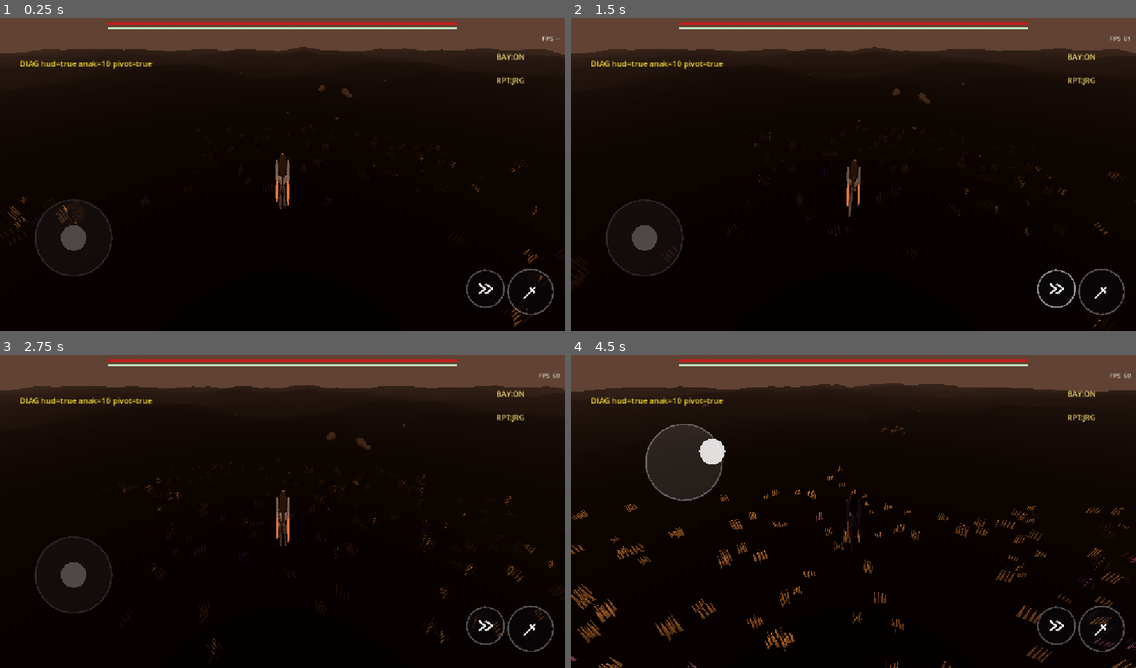
Above: before the commit, frames 1-4 (two rows, left to right).
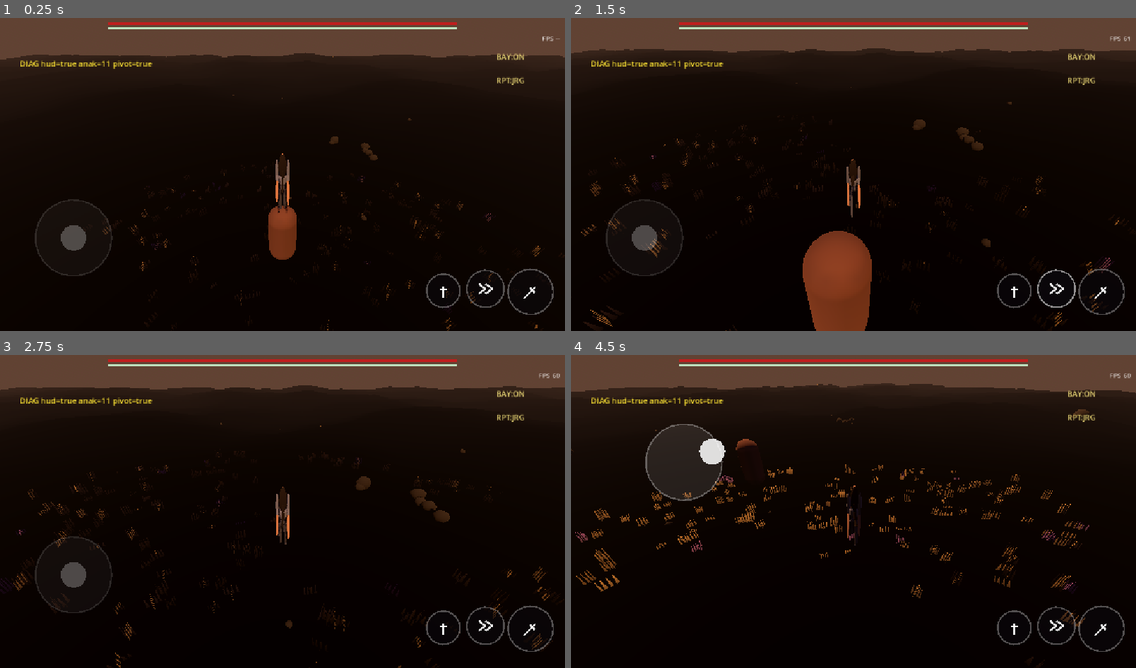
Above: after the commit, the same moments.

Repository: muzape28-blip/ZDEV-RPG
Game: Godot game, scene res://scenes/main.tscn
The game is run twice, just before and just after one commit, with the same random seed, the same clock (stepped at 60 frames per second) and the same inputs.
Inputs (mouse positions are in pixels of both pictures, inside the frame that each line leads up to):
- Up to frame 1 (0.25 s): no input
- Up to frame 2 (1.5 s): drag from (1102, 290) to (910, 102) at 0.52 s; drag from (1056, 290) to (825, 237) at 1.27 s
- Up to frame 3 (2.75 s): move the mouse to (339, 439) at 2.02 s; click (339, 439) at 2.17 s
- Up to frame 4 (4.5 s): drag from (825, 574) to (684, 461) at 2.77 s; move the mouse to (1023, 558) at 3.52 s; click (1023, 558) at 3.67 s; drag from (684, 461) to (768, 430) at 4.27 s

The runs differ from the first frame. In frame 1, 3.3% of the frame differs, in the area x 0-100%, y 9-100%; in frame 2, 4.7%; in frame 3, 1.8%; in frame 4, 4.6%.

Commit message:
M1 Feel Stack: combo 3 hit + parry + dummy + hitstop/slow-mo + bar live
Co-authored-by: arena-agent <297053741+arena-agent@users.noreply.github.com>

Diff:
--- a/scenes/main.tscn
+++ b/scenes/main.tscn
@@ -8,6 +8,7 @@
 [ext_resource type="Script" path="res://scripts/terrain_generator.gd" id="6_ter"]
 [ext_resource type="Script" path="res://scripts/grass.gd" id="7_grass"]
 [ext_resource type="Script" path="res://scripts/proxy_humanoid.gd" id="8_proxy"]
+[ext_resource type="Script" path="res://scripts/dummy.gd" id="9_dummy"]
 
 [sub_resource type="ProceduralSkyMaterial" id="ProceduralSkyMaterial_sky"]
 sky_top_color = Color(0.16, 0.13, 0.22, 1)
@@ -68,6 +69,9 @@
 [node name="Camera3D" type="Camera3D" parent="Player/CameraPivot"]
 transform = Transform3D(1, 0, 0, 0, 0.91, -0.414, 0, 0.414, 0.91, 0, 3.6, 5.6)
 
+[node name="Dummy" type="CharacterBody3D" parent="."]
+script = ExtResource("9_dummy")
+
 [node name="HUD" type="CanvasLayer" parent="."]
 
 [node name="HudRoot" type="Control" parent="HUD"]
--- /dev/null
+++ b/scripts/dummy.gd
@@ -0,0 +1,114 @@
+extends CharacterBody3D
+
+# M1 — dummy latihan (placeholder hydra): HP, telegraph windup, swing,
+# stagger saat diparry, reset saat mati.
+@export var max_hp := 100.0
+
+var hp := 100.0
+var state := "idle"
+var t := 0.0
+var mat: StandardMaterial3D = null
+var flash := 0.0
+
+const ARC_RANGE := 2.4
+const ARC_COS := 0.36  # ~69 derajat
+
+
+func _ready() -> void:
+	mat = StandardMaterial3D.new()
+	mat.albedo_color = Color(0.45, 0.3, 0.25)
+	mat.roughness = 1.0
+	var mi := MeshInstance3D.new()
+	var c := CapsuleMesh.new()
+	c.radius = 0.55
+	c.height = 2.6
+	c.material = mat
+	mi.mesh = c
+	mi.position = Vector3(0.0, 1.3, 0.0)
+	add_child(mi)
+	var col := CollisionShape3D.new()
+	var sh := CapsuleShape3D.new()
+	sh.radius = 0.55
+	sh.height = 2.6
+	col.shape = sh
+	col.position = Vector3(0.0, 1.3, 0.0)
+	add_child(col)
+	position = Vector3(0.0, 0.0, -8.0)
+
+
+func _physics_process(dt: float) -> void:
+	t += dt
+	flash = maxf(0.0, flash - dt)
+	var windup := state == "windup" or flash > 0.0
+	mat.albedo_color = Color(0.9, 0.15, 0.1) if windup else Color(0.45, 0.3, 0.25)
+
+	match state:
+		"idle":
+			if t > 3.5:
+				go("windup")
+		"windup":
+			if t > 0.7:
+				go("swing")
+		"swing":
+			if t > 0.25:
+				go("idle")
+		"stagger":
+			if t > 1.2:
+				go("idle")
+		"dead":
+			if t > 3.0:
+				hp = max_hp
+				go("idle")
+
+	var p := get_node_or_null("/root/Main/Player")
+	if p != null and state != "dead":
+		var dir: Vector3 = p.global_position - global_position
+		dir.y = 0.0
+		if dir.length_squared() > 0.01:
+			rotation.y = lerp_angle(rotation.y, atan2(dir.x, dir.z), 3.0 * dt)
+	_update_bar()
+
+
+func go(s: String) -> void:
+	state = s
+	t = 0.0
+	if s == "swing":
+		_try_hit_player()
+
+
+func _try_hit_player() -> void:
+	var p := get_node_or_null("/root/Main/Player")
+	if p == null or not p.has_method("receive_swing"):
+		return
+	var rel: Vector3 = p.global_position - global_position
+	rel.y = 0.0
+	if rel.length() > ARC_RANGE:
+		return
+	var fwd: Vector3 = -global_transform.basis.z
+	if fwd.dot(rel.normalized()) < ARC_COS:
+		return
+	p.receive_swing()
+
+
+func stagger() -> void:
+	go("stagger")
+
+
+func alive() -> bool:
+	return state != "dead"
+
+
+func take_damage(amount: float) -> void:
+	if state == "dead":
+		return
+	hp -= amount
+	flash = 0.12
+	if hp <= 0.0:
+		hp = 0.0
+		go("dead")
+
+
+func _update_bar() -> void:
+	var hud := get_node_or_null("/root/Main/HUD/HudRoot")
+	if hud != null and hud.has_method("set_boss"):
+		hud.set_boss(hp / max_hp)
--- a/scripts/hud.gd
+++ b/scripts/hud.gd
@@ -22,6 +22,8 @@
 var cam_last_y := 0.0
 var cam_pitch := 0.0
 var _fps_acc := 0.0
+var bar_w := 0.0
+var hurt_t := 0.0
 
 # Chip toggle DEBUG (sementara, kiri-atas = zona mati jempol).
 # Menu gear beneran = fase polish (non-goal sekarang).
@@ -37,7 +39,7 @@
 	pivot = get_node_or_null("/root/Main/Player/CameraPivot")
 
 	var vp := get_viewport().get_visible_rect().size
-	var bar_w := minf(vp.x * 0.62, 760.0)
+	bar_w = minf(vp.x * 0.62, 760.0)
 	var x0 := (vp.x - bar_w) / 2.0
 
 	_rect(Color(0.0, 0.0, 0.0, 0.55), Rect2(x0, 16, bar_w, BAR_HEIGHT))
@@ -69,6 +71,8 @@
 	atk.action_pressed.connect(_on_attack)
 	var dodge := _make_button(1)
 	dodge.action_pressed.connect(_on_dodge)
+	var parry := _make_button(2)
+	parry.action_pressed.connect(_on_parry)
 
 
 func _rect(col: Color, r: Rect2) -> ColorRect:
@@ -84,11 +88,17 @@
 func _make_button(slot: int) -> Control:
 	var b := Control.new()
 	b.set_script(load("res://scripts/ui_button.gd"))
-	var r := 46.0 if slot == 0 else 38.0
-	b.glyph = 0 if slot == 0 else 1
+	var r := 46.0 if slot == 0 else (38.0 if slot == 1 else 34.0)
+	b.glyph = slot
 	b.radius = r
 	var vp := get_viewport().get_visible_rect().size
-	var x := vp.x - (r * 2.0 + 24.0) if slot == 0 else vp.x - (r * 2.0 + 24.0 + 100.0)
+	var x: float
+	if slot == 0:
+		x = vp.x - (r * 2.0 + 24.0)
+	elif slot == 1:
+		x = vp.x - (r * 2.0 + 24.0 + 100.0)
+	else:
+		x = vp.x - (r * 2.0 + 24.0 + 190.0)
 	var y := vp.y - (r * 2.0 + 34.0) if slot == 0 else vp.y - (r * 2.0 + 48.0)
 	b.position = Vector2(x, y)
 	b.size = Vector2(r * 2.0, r * 2.0)
@@ -196,8 +206,30 @@
 		player.request_dodge()
 
 
+func _on_parry() -> void:
+	if player:
+		player.request_parry()
+
+
+func set_boss(f: float) -> void:
+	if boss_fg != null:
+		boss_fg.size.x = bar_w * clampf(f, 0.0, 1.0)
+
+
+func set_player_hp(f: float) -> void:
+	if player_fg != null:
+		player_fg.size.x = bar_w * clampf(f, 0.0, 1.0)
+
+
+func hurt_flash() -> void:
+	hurt_t = 0.15
+
+
 func _process(delta: float) -> void:
 	_fps_acc += delta
+	hurt_t = maxf(0.0, hurt_t - delta)
+	if player_fg != null:
+		player_fg.color = Color(0.9, 0.2, 0.15) if hurt_t > 0.0 else Color(0.78, 0.92, 0.78, 0.95)
 	if _fps_acc >= 0.25:
 		_fps_acc = 0.0
 		fps_label.text = "FPS %d" % Engine.get_frames_per_second()
--- a/scripts/main.gd
+++ b/scripts/main.gd
@@ -6,6 +6,29 @@
 func _ready() -> void:
 	Engine.max_fps = 45
 	_diag_hud()
+
+
+# ---- kontrol waktu: hitstop & slow-mo (real-time, tak terpengaruh scale) ----
+var hitstop_until := 0
+var slowmo_until := 0
+
+
+func hitstop(ms: int) -> void:
+	hitstop_until = Time.get_ticks_msec() + ms
+
+
+func slowmo(ms: int) -> void:
+	slowmo_until = Time.get_ticks_msec() + ms
+
+
+func _process(_delta: float) -> void:
+	var now := Time.get_ticks_msec()
+	if now < hitstop_until:
+		Engine.time_scale = 0.0
+	elif now < slowmo_until:
+		Engine.time_scale = 0.3
+	else:
+		Engine.time_scale = 1.0
 
 
 func _diag_hud() -> void:
--- a/scripts/player_controller.gd
+++ b/scripts/player_controller.gd
@@ -31,9 +31,73 @@
 	dash_timer = dash_duration
 
 
+var hp := 100.0
+var atk_step := 0
+var atk_cd := 0.0
+var atk_buffer := 0.0
+var parry_timer := 0.0
+var lunge_timer := 0.0
+var lunge_dir := Vector3(0.0, 0.0, -1.0)
+
+const DMGS: Array = [10.0, 10.0, 25.0]
+const CDS: Array = [0.35, 0.4, 0.62]
+
+
 func request_attack() -> void:
-	# Stub M0. Combo + hitbox masuk di M1.
-	pass
+	if atk_cd > 0.0:
+		atk_buffer = 0.35
+		return
+	_start_attack()
+
+
+func request_parry() -> void:
+	parry_timer = 0.22
+
+
+# dipanggil dummy saat swing-nya nyambung ke kita
+func receive_swing() -> void:
+	if dash_timer > 0.0:  # i-frame => dodge sukses => hadiah slow-mo
+		var m := get_node_or_null("/root/Main")
+		if m != null:
+			m.slowmo(400)
+		return
+	if parry_timer > 0.0:  # parry sukses => stagger + slow-mo + hitstop
+		var d := get_node_or_null("/root/Main/Dummy")
+		if d != null and d.has_method("stagger"):
+			d.stagger()
+		var m2 := get_node_or_null("/root/Main")
+		if m2 != null:
+			m2.slowmo(450)
+			m2.hitstop(80)
+		return
+	hp -= 20.0
+	var hud := get_node_or_null("/root/Main/HUD/HudRoot")
+	if hud != null and hud.has_method("hurt_flash"):
+		hud.hurt_flash()
+	if hp <= 0.0:
+		hp = 100.0
+
+
+func _start_attack() -> void:
+	var idx: int = atk_step
+	var cd: float = CDS[idx]
+	var dmg: float = DMGS[idx]
+	atk_cd = cd
+	atk_step = (atk_step + 1) % 3
+	lunge_dir = -global_transform.basis.z
+	lunge_dir.y = 0.0
+	if lunge_dir.length_squared() > 0.01:
+		lunge_dir = lunge_dir.normalized()
+	lunge_timer = 0.12
+	var d := get_node_or_null("/root/Main/Dummy")
+	if d != null and d.has_method("alive") and d.alive():
+		var rel: Vector3 = d.global_position - global_position
+		rel.y = 0.0
+		if rel.length() < 2.3 and lunge_dir.dot(rel.normalized()) > 0.3:
+			d.take_damage(dmg)
+			var m := get_node_or_null("/root/Main")
+			if m != null:
+				m.hitstop(70)
 
 
 func _move_direction() -> Vector3:
@@ -53,10 +117,22 @@
 	if not is_on_floor():
 		velocity.y -= gravity_strength * delta
 
+	parry_timer = maxf(0.0, parry_timer - delta)
+	atk_cd -= delta
+	if atk_cd <= 0.0 and atk_buffer > 0.0:
+		atk_buffer = 0.0
+		_start_attack()
+	else:
+		atk_buffer = maxf(0.0, atk_buffer - delta)
+
 	if dash_timer > 0.0:
 		dash_timer -= delta
 		velocity.x = dash_dir.x * dash_speed
 		velocity.z = dash_dir.z * dash_speed
+	elif lunge_timer > 0.0:
+		lunge_timer -= delta
+		velocity.x = lunge_dir.x * 7.0
+		velocity.z = lunge_dir.z * 7.0
 	else:
 		var dir := _move_direction()
 		var target := dir * walk_speed
@@ -68,7 +144,11 @@
 
 	move_and_slide()
 
-	# Guard anti-void: kalau kelak ada lubang/bug fisika, sosis respawn,
+	var hud := get_node_or_null("/root/Main/HUD/HudRoot")
+	if hud != null and hud.has_method("set_player_hp"):
+		hud.set_player_hp(hp / 100.0)
+
+	# Guard anti-void: kalau kelak ada lubang/bug fisika, respawn,
 	# bukan jatuh selamanya (pelajaran UAT #1).
 	if global_position.y < -30.0:
 		global_position = Vector3(0.0, 2.0, 0.0)
--- a/scripts/ui_button.gd
+++ b/scripts/ui_button.gd
@@ -4,7 +4,7 @@
 # tidak bergantung emoji/font OEM — AGENTS.md §12).
 signal action_pressed
 
-enum Glyph { SWORD, DASH }
+enum Glyph { SWORD, DASH, PARRY }
 
 @export var glyph: Glyph = Glyph.SWORD
 @export var radius := 44.0
@@ -48,3 +48,7 @@
 			draw_line(c + Vector2(0, 0), c + Vector2(-14, 10), g, 4.0)
 			draw_line(c + Vector2(0, -10), c + Vector2(14, 0), g, 4.0)
 			draw_line(c + Vector2(14, 0), c + Vector2(0, 10), g, 4.0)
+		Glyph.PARRY:
+			# pedang tegak = parry
+			draw_line(c + Vector2(0, 14), c + Vector2(0, -10), g, 4.0)
+			draw_line(c + Vector2(-7, -3), c + Vector2(7, -3), g, 4.0)
Not shown: 1 places in scenes/main.tscn that only renumber resources
